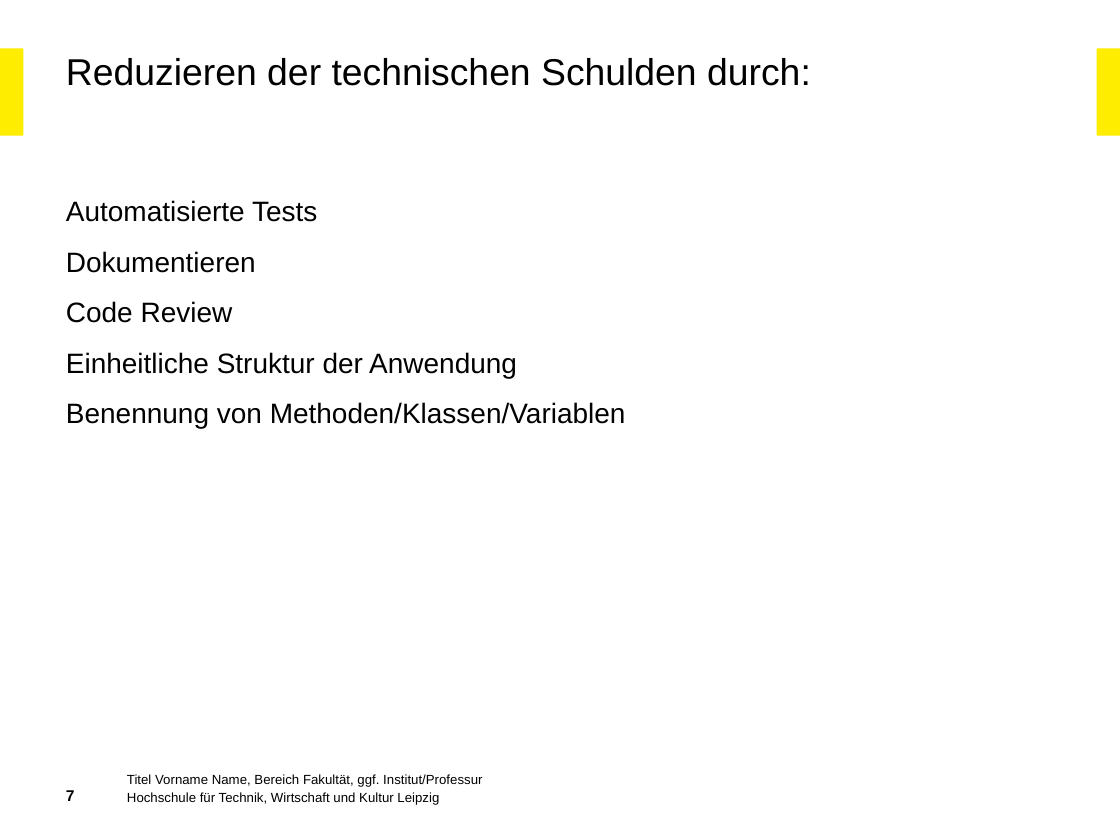
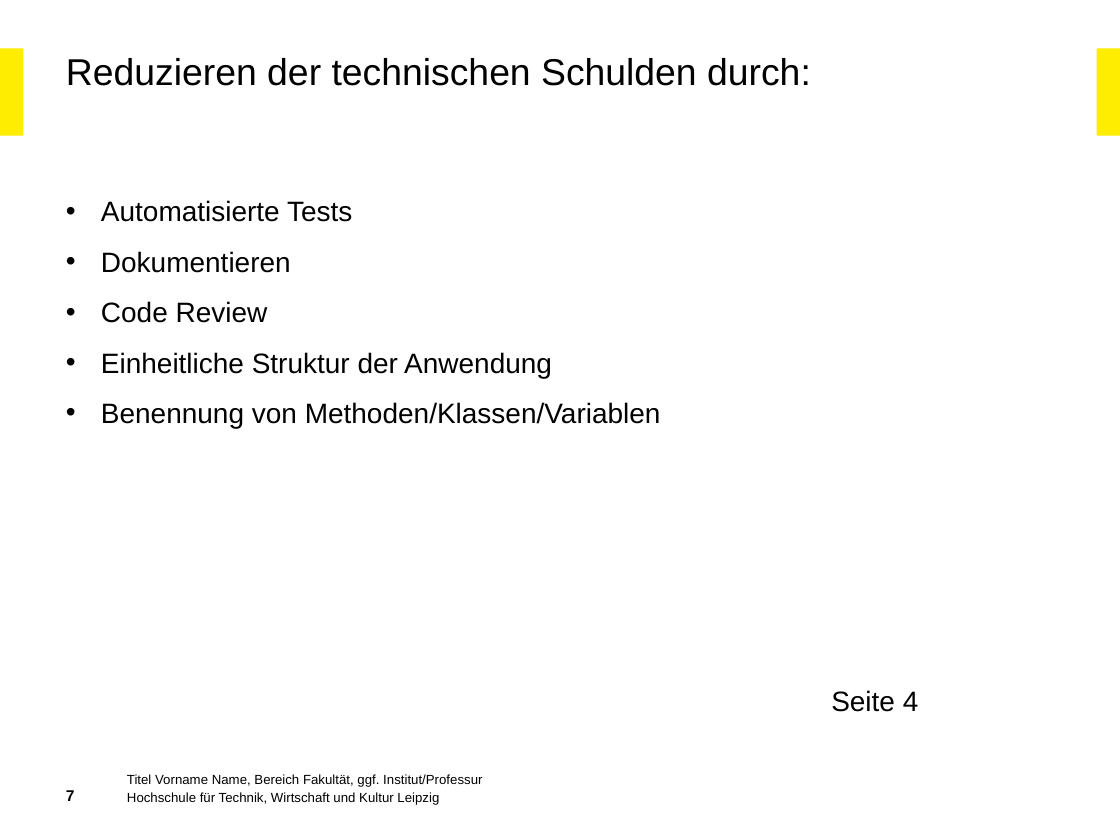
Before and after one commit to IvanAgibalov97/Praxisbericht, a slide deck: slide 7 of Architektur eines OCPP-Servers.pptx. Drawn at 1120x840 pixels with LibreOffice and Linux fonts; fonts in the diff are those of the drawing; background and template pictures are left out. Boxes give left, top, right and bottom in pixels: in the first picture for what was removed or moved away, otherwise in the second. Text is boxed around its words. In the diff, an @@ line names an element or a change of style, - is before the commit and + after.

```diff
--- a/Architektur eines OCPP-Servers.pptx
+++ b/Architektur eines OCPP-Servers.pptx
@@ text "Automatisierte Tests" at <box>101,200,661,428</box>: bullet none to • @@
@@ text added at <box>831,690,919,712</box>, 18 pt, text #000000 @@
+Seite 4
```
Also in this commit, not shown: 15 other slides changed, 2 slides added, 1 slide removed.
